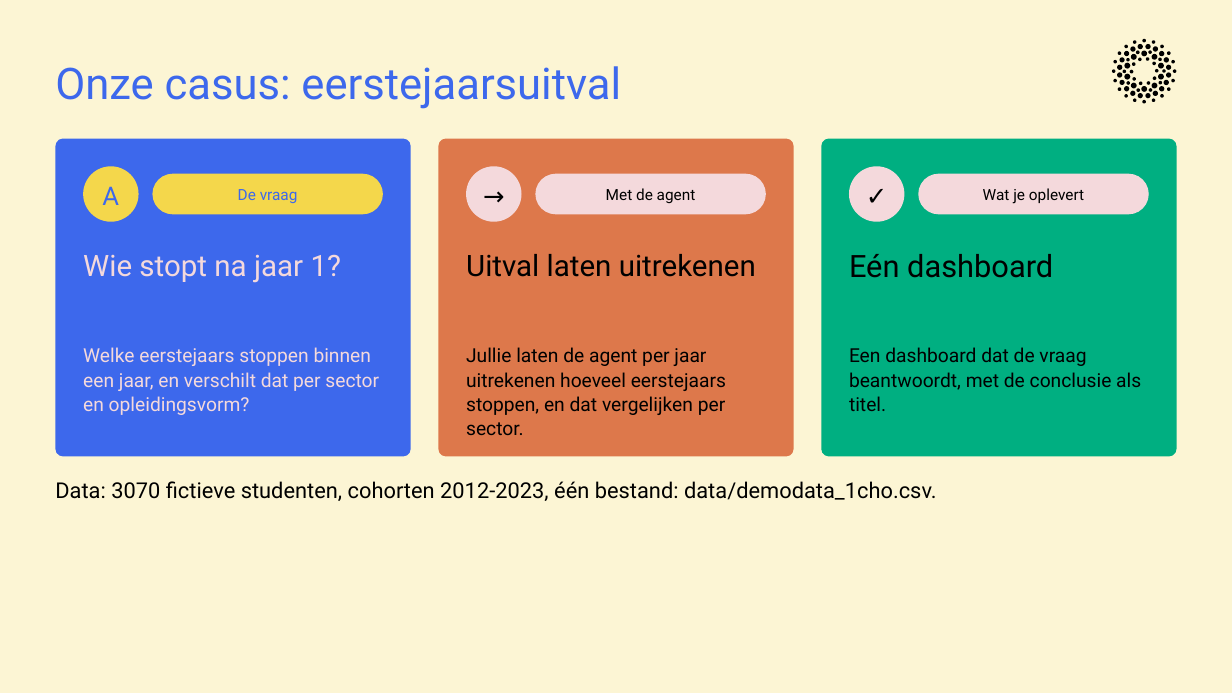
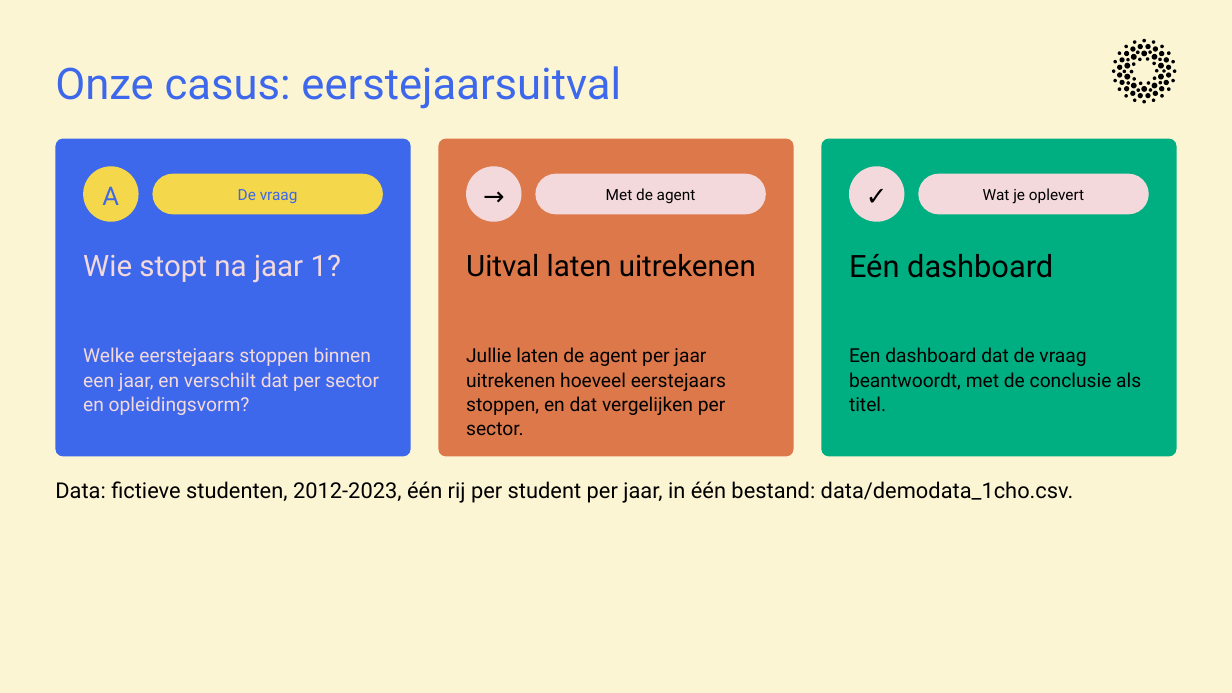
Before and after one commit to cedanl/clidev-presentaties, a slide deck: slide 10 of exports/261005_workshop_rad_uitvoering.pptx (slide 6 before the commit). Drawn at 1232x693 pixels with LibreOffice and Linux fonts; fonts in the diff are those of the drawing. Boxes give left, top, right and bottom in pixels: in the first picture for what was removed or moved away, otherwise in the second. Text is boxed around its words. In the diff, an @@ line names an element or a change of style, - is before the commit and + after.

```diff
--- a/exports/261005_workshop_rad_uitvoering.pptx
+++ b/exports/261005_workshop_rad_uitvoering.pptx
@@ text at [55,481,1074,503]: text changed @@
-Data: 3070 fictieve studenten, cohorten 2012-2023, één bestand: data/demodata_1cho.csv.
+Data: fictieve studenten, 2012-2023, één rij per student per jaar, in één bestand: data/demodata_1cho.csv.
```
Also in this commit, not shown: 12 other slides changed, 10 slides added, 2 slides removed, 1 other file.
